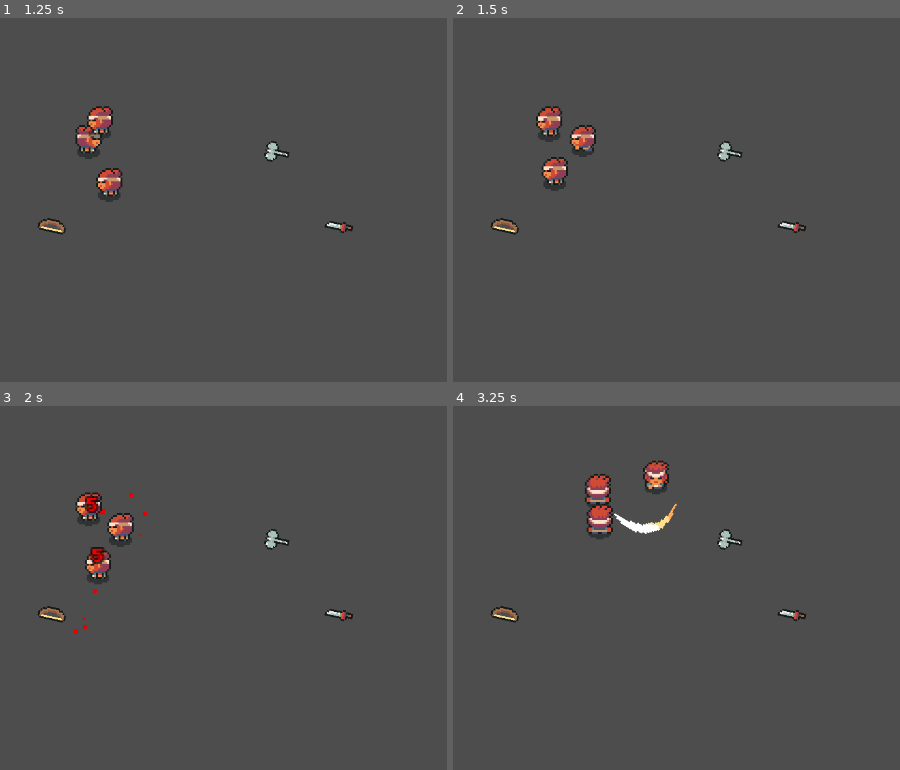
Above: before the commit, frames 1-4 (two rows, left to right).
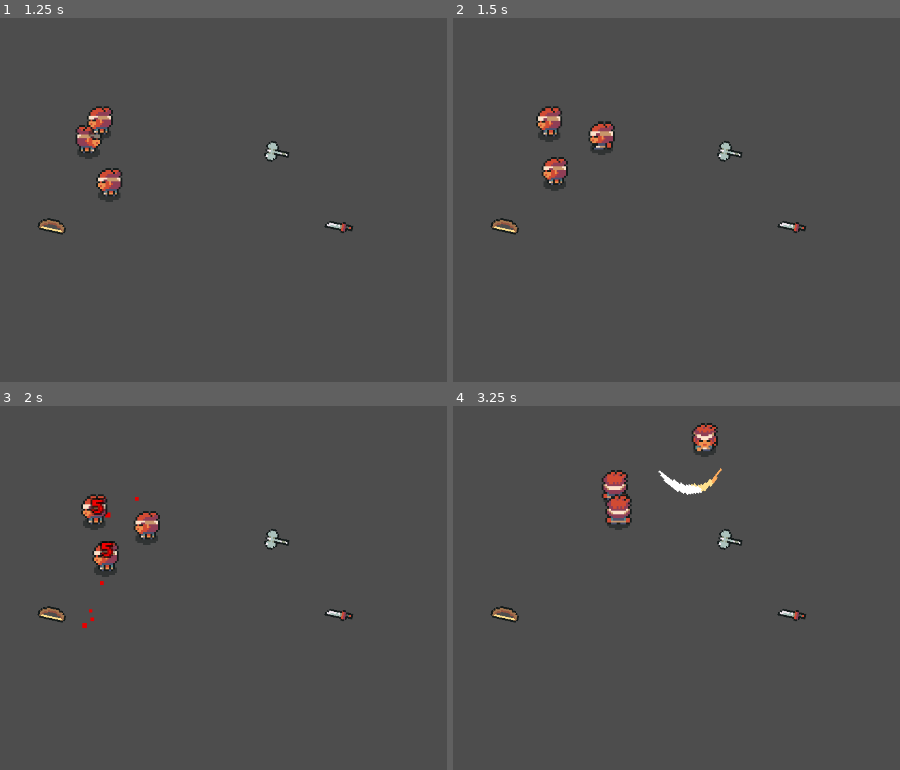
Above: after the commit, the same moments.

Repository: lucaslprimo/TheRPGProject
Game: Godot game, scene res://project/scenes/TestScene.tscn
Same seed, same stepped clock (60 frames per second), same inputs: the game is played once before the commit and once after it.
Inputs (mouse positions are in pixels of both pictures, inside the frame that each line leads up to):
- Up to frame 1 (1.25 s): move the mouse to (348, 134) at 0.52 s; press the mouse at (348, 134) at 0.53 s; hold Right (move_right) from 0.53 s (still down); right-click (348, 134) at 0.8 s
- Up to frame 2 (1.5 s): move the mouse to (466, 178) at 1.27 s; release Right (move_right) at 1.28 s; release the mouse at (466, 178) at 1.28 s; hold Down (move_down) from 1.28 s (still down); right-click (466, 178) at 1.35 s
- Up to frame 3 (2 s): keep holding Down (move_down); click (13, 566) at 1.55 s
- Up to frame 4 (3.25 s): move the mouse to (707, 446) at 2.02 s; release Down (move_down) at 2.03 s; press the mouse at (707, 446) at 2.03 s; hold Right (move_right) 2.03-2.78 s; right-click (707, 446) at 2.3 s; move the mouse to (587, 635) at 2.77 s; release the mouse at (587, 635) at 2.78 s; hold Up (move_up) from 2.78 s (still down); tap E (interact) at 2.85 s; click (587, 635) at 3.05 s

Frame 1 is identical in both runs. In frame 2, 0.8% of the frame differs, in the area x 26-37%, y 28-39%; in frame 3, 2.2%; in frame 4, 2.9%, in the area x 29-61%, y 4-37%.

Commit message:
Feature: The Player can move while aiming a bow
The player gets slowed when aiming, and also dashes back when he shoots

Diff:
--- a/project/scripts/components/movement_component.gd
+++ b/project/scripts/components/movement_component.gd
@@ -8,11 +8,19 @@
 
 var direction:Vector2 = Vector2.DOWN
 
+var slow_amount:float = 0.0
+
+func apply_slow(amount:float):
+	slow_amount = amount
+
+func reset_slow():
+	slow_amount = 0
+
 func get_velocity_vector_smooth(move_vector:Vector2, current_velocity:Vector2, delta:float) -> Vector2:
 	if(move_vector != Vector2.ZERO):
 		direction = move_vector.normalized()
 
-	target_velocity = move_vector.normalized() * max_speed
+	target_velocity = move_vector.normalized() * (max_speed - max_speed*slow_amount)
 
 	if target_velocity == Vector2.ZERO:
 		return current_velocity.move_toward(target_velocity, desceleration * delta)
--- a/project/scripts/humanoids/attack_state.gd
+++ b/project/scripts/humanoids/attack_state.gd
@@ -7,6 +7,7 @@
 var attack:int
 
 func enter():
+	state_machine.input_handler.reset_movement()
 	state_machine.input_handler.attack.connect(_should_attack)
 	state_machine.animator.animation_finished.connect(_attack_finished)
 
--- a/project/scripts/humanoids/player/player_input_handler.gd
+++ b/project/scripts/humanoids/player/player_input_handler.gd
@@ -21,31 +21,31 @@
 func _ready() -> void:
 	if owner is CharacterBody2D:
 		player = owner
+		move_to = player.global_position
 
 func get_movement_vector() -> Vector2:
-	if _should_move:
+	if move_to != player.global_position:
 		return (move_to - player.global_position).normalized()
 
 	return Vector2.ZERO
 
 func process():
 	if player.global_position.distance_to(move_to) < 10:
-		_should_move = false
+		move_to = player.global_position
 
 func _input(event: InputEvent) -> void:
 	#Verifiy if this is my character with the information saved somewere
 	if event.is_action_pressed("attack"):
-		_should_move = false
 		attack.emit()
 
 	if event.is_action_released("attack"):
-		_should_move = false
 		attack_release.emit()
 
 	if event.is_action_pressed("move"):
-		_should_move = true
 		move_to = player.get_global_mouse_position()
 
+func reset_movement():
+	move_to = owner.global_position
 
 func get_target_pos() -> Vector2:
 	return player.get_global_mouse_position()
--- a/project/scripts/humanoids/ranged_attack.gd
+++ b/project/scripts/humanoids/ranged_attack.gd
@@ -1,13 +1,14 @@
 extends State
 
 @export var atkcp:ShootingComponent
-@export var dash_speed:int = 100
+@export var dash_speed:int = 200
 @export var weapon_node:Node2D
 @export var arrow_sprite:Sprite2D
 
 var is_aiming = false
 
 func enter():
+	state_machine.movcp.apply_slow(0.8)
 	weapon_node.visible = true
 	arrow_sprite.visible = true
 	state_machine.input_handler.attack_release.connect(_start_fire_anim)
@@ -24,9 +25,20 @@
 	state_machine.animator.play_ranged_attack_anim(&"fire")
 
 func process(_delta:float):
+	state_machine.input_handler.process()
 	if is_aiming:
 		state_machine.animator.play_anim(&"aim")
 		weapon_node.look_at(weapon_node.get_global_mouse_position())
+
+func physics_process(_delta:float):
+	if owner is CharacterBody2D:
+		owner.velocity = state_machine.movcp.get_velocity_vector_smooth(check_input_vector(), owner.velocity, _delta)
+		owner.move_and_slide()
+
+func check_input_vector():
+	var input_vector = state_machine.input_handler.get_movement_vector()
+
+	return input_vector
 
 func _fire_attack():
 	arrow_sprite.visible = false
@@ -34,7 +46,13 @@
 	is_aiming = false
 	state_machine.pop_state()
 
+	if owner is CharacterBody2D:
+		owner.velocity = Vector2.ZERO
+		owner.velocity = (owner.global_position - state_machine.input_handler.get_target_pos()).normalized() * dash_speed
+
 func exit():
+	state_machine.input_handler.reset_movement()
+	state_machine.movcp.reset_slow()
 	weapon_node.visible = false
 	state_machine.animator.animation_finished.disconnect(_fire_attack)
 	state_machine.input_handler.attack_release.disconnect(_start_fire_anim)
--- a/project/scripts/utils/state_machine/input_handler.gd
+++ b/project/scripts/utils/state_machine/input_handler.gd
@@ -15,3 +15,6 @@
 
 func get_target_dir() -> Vector2:
 	return Vector2.ZERO
+
+func reset_movement():
+	pass
